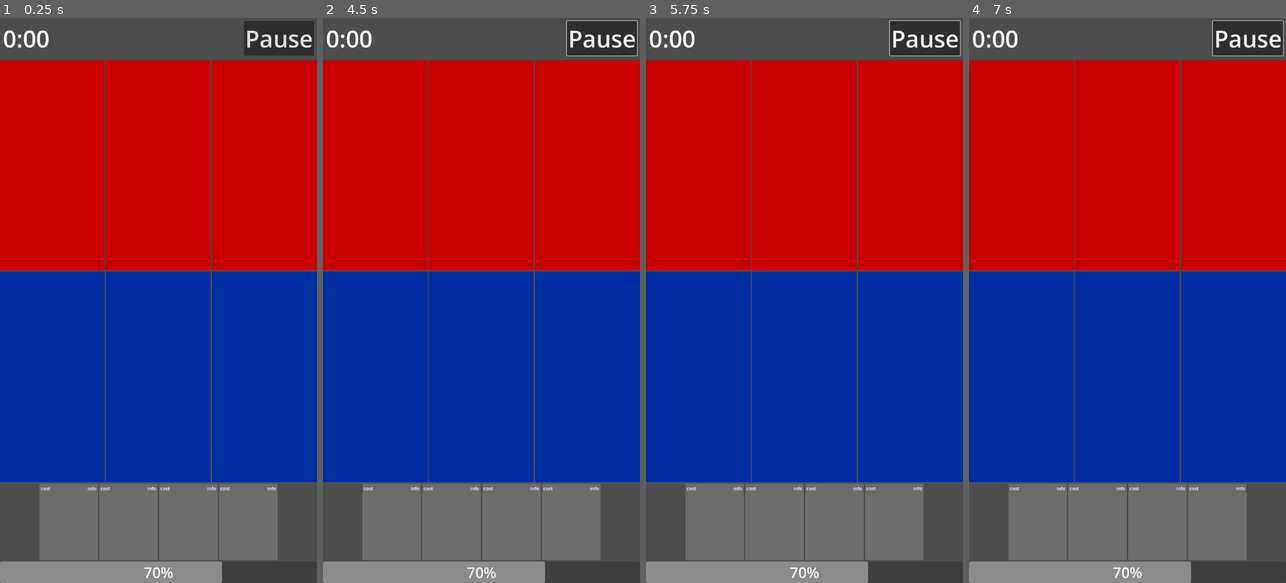
Above: before the commit, frames 1-4 (left to right).
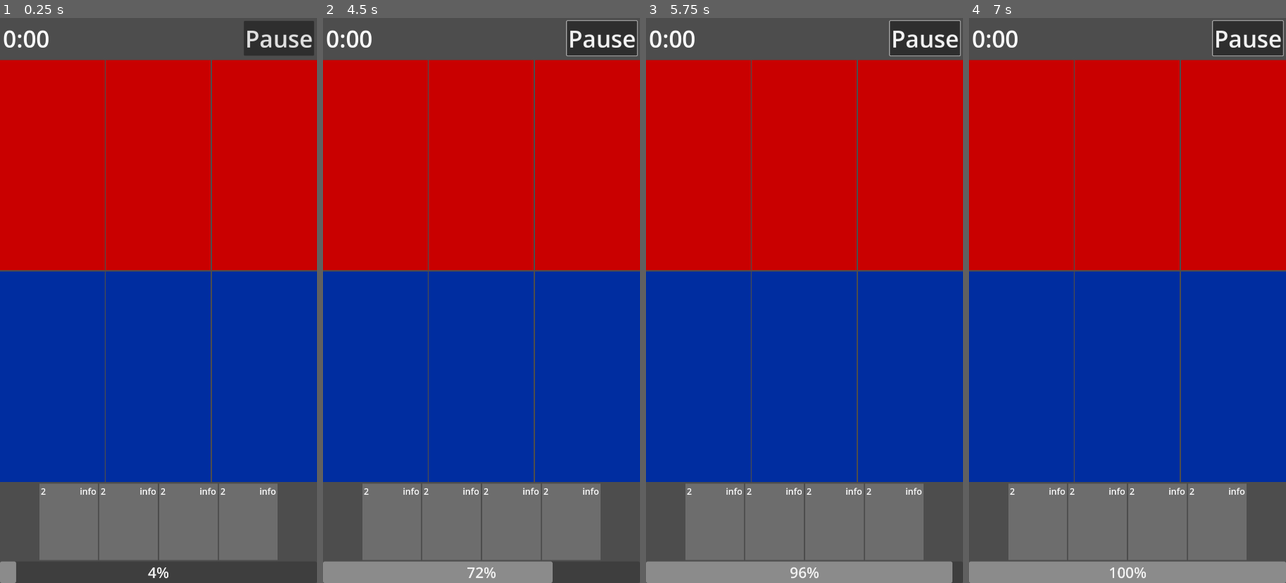
Above: after the commit, the same moments.

Repository: BerkZerker/CFG-Project
Game: Godot game, scene res://src/game/game.tscn
The game is run twice, just before and just after one commit, with the same random seed, the same clock (stepped at 60 frames per second) and the same inputs.
Inputs (mouse positions are in pixels of both pictures, inside the frame that each line leads up to):
- Up to frame 1 (0.25 s): no input
- Up to frame 2 (4.5 s): click "Pause" at 0.5 s; click "Play" at 1.25 s; move the mouse to (551, 272) at 2.02 s; click (551, 272) at 2.17 s; drag from (418, 328) to (465, 413) at 2.77 s; move the mouse to (513, 176) at 3.52 s; click (513, 176) at 3.67 s; drag from (465, 413) to (386, 215) at 4.27 s
- Up to frame 3 (5.75 s): move the mouse to (899, 385) at 5.02 s; click (899, 385) at 5.17 s
- Up to frame 4 (7 s): drag from (1032, 215) to (1079, 159) at 5.77 s; move the mouse to (1143, 300) at 6.52 s; click (1143, 300) at 6.67 s

The runs differ from the first frame. In frame 1, 2.7% of the frame differs, in the area x 4-88%, y 82-100%; in frame 2, 0.3%; in frame 3, 1.3%; in frame 4, 1.5%.

Commit message:
reworked signals

Diff:
--- a/project.godot
+++ b/project.godot
@@ -14,6 +14,10 @@
 run/main_scene="res://src/game/game.tscn"
 config/features=PackedStringArray("4.0", "Mobile")
 run/max_fps=60
+
+[autoload]
+
+GameEvents="*res://src/game/game_events.gd"
 
 [display]
 
--- a/src/cards/card.gd
+++ b/src/cards/card.gd
@@ -4,18 +4,19 @@
 var is_pressed : bool = false
 var target_pos : Vector2 = Vector2.ZERO
 var original_pos : Vector2 = Vector2.ZERO
-var current_lane : Lane = null
-var previous_lane : Lane = null
+var current_lane : int = 0
 var card_state : States = States.DEAD
 
 # Action-specific vars.
 @export var health : int
 @export var max_health : int
-@export var deploy_lane : String
+@export var lane_type : Lane.Types
 @export var time : float
+@export var energy : int
 
-@onready var timer := $Timer
-@onready var progressBar := $CenterContainer/TextureProgressBar
+@onready var timer : Timer = $Timer
+@onready var progressBar : TextureProgressBar = $CenterContainer/TextureProgressBar
+@onready var cost : Label = $GUI/Cost
 
 enum States {
 	DEAD, # Not in play
@@ -29,11 +30,14 @@
 
 
 func _ready() -> void:
+	GameEvents.laneEntered.connect(_on_lane_entered)
+	GameEvents.laneExited.connect(_on_lane_exited)
 	timer.wait_time = time
-	progressBar.max_value = time * 1000
+	progressBar.max_value = time
+	cost.text = str(energy)
 
 func _process(delta) -> void:
-	progressBar.value = timer.time_left * 1000
+	progressBar.value = timer.time_left
 	if is_pressed:
 		global_position = target_pos
 
@@ -54,7 +58,6 @@
 
 
 func execute_action() -> void:
-	print('card action executed')
 	queue_free()
 
 
@@ -71,32 +74,26 @@
 func drop() -> void:
 	is_pressed = false
 	touch_index = -1
-	if card_state == States.DROPPABLE: # I'll wanna check with main that this is OK first...
-		# And tell main that a card was played
-		# THIS IS JUST AS A DEMO
-		get_parent().new_card()
-		get_parent().remove_card(self)
-		# Add self to lane.
-		current_lane.add_card(self)
-		current_lane.highlight_off()
+	if card_state == States.DROPPABLE:
+		GameEvents.cardDropped.emit(self)
 	elif card_state == States.CARRYING:
-		card_state = States.WAITING
-		# Reset card's position.
-		global_position = original_pos
+		return_to_hand()
 
 
-func lane_entered(index : int, lane : Lane) -> void:
-	if touch_index == index:
-		# This is for an order-of-operations bug fix.
-		previous_lane = current_lane
-		current_lane = lane
-		if (card_state == States.CARRYING or card_state == States.DROPPABLE) and (deploy_lane == lane.lane_type or deploy_lane == "debug"):
-			card_state = States.DROPPABLE
-			lane.highlight_on()
+func return_to_hand():
+	card_state = States.WAITING
+	global_position = original_pos
 
 
-func lane_exited(index : int, lane : Lane) -> void:
-	# DO NOT TOUCH THIS UNLESS ALL ELSE FAILS -
-	if touch_index == index and (current_lane == lane or previous_lane == lane) and lane.touch_indexes.size() == 0 and (deploy_lane == lane.lane_type or deploy_lane == "debug"):
+func _on_lane_entered(index : int, lane : int, type : Lane.Types) -> void:
+	if touch_index == index and (card_state == States.CARRYING or card_state == States.DROPPABLE) and (lane_type == type or lane_type == Lane.Types.DEBUG):
+		current_lane = lane
+		card_state = States.DROPPABLE
+		#GameEvents.laneHighlightOn.emit(current_lane)
+
+
+func _on_lane_exited(index : int, lane : int, type : Lane.Types) -> void:
+	if touch_index == index and current_lane == lane and (lane_type == type or lane_type == Lane.Types.DEBUG):
+		current_lane = 0
 		card_state = States.CARRYING
-		lane.highlight_off()
+		#GameEvents.laneHighlightOff.emit(lane)
--- a/src/cards/card.tscn
+++ b/src/cards/card.tscn
@@ -18,7 +18,7 @@
 [sub_resource type="RectangleShape2D" id="RectangleShape2D_sqyjg"]
 size = Vector2(200, 260)
 
-[node name="Card" type="Control" groups=["cards"]]
+[node name="Card" type="Control"]
 custom_minimum_size = Vector2(200, 260)
 layout_mode = 3
 anchors_preset = 0
@@ -29,8 +29,9 @@
 script = ExtResource("1_ius43")
 health = 2
 max_health = 2
-deploy_lane = "debug"
+lane_type = 3
 time = 3.0
+energy = 2
 
 [node name="Timer" type="Timer" parent="."]
 one_shot = true
@@ -56,12 +57,14 @@
 layout_mode = 2
 size_flags_horizontal = 0
 size_flags_vertical = 0
+theme_override_font_sizes/font_size = 30
 text = "cost"
 
 [node name="Info" type="Label" parent="GUI"]
 layout_mode = 2
 size_flags_horizontal = 8
 size_flags_vertical = 0
+theme_override_font_sizes/font_size = 30
 text = "info
 "
 
@@ -81,6 +84,8 @@
 
 [node name="TextureProgressBar" type="TextureProgressBar" parent="CenterContainer"]
 layout_mode = 2
+max_value = 10.0
+step = 0.0
 fill_mode = 5
 texture_progress = ExtResource("3_v28df")
 tint_progress = Color(1, 1, 1, 0.392157)
--- /dev/null
+++ b/src/game/arena.gd
@@ -0,0 +1,15 @@
+class_name Arena extends VBoxContainer
+
+@onready var enemyZone : HBoxContainer = $EnemyZone
+@onready var playerZone : HBoxContainer = $PlayerZone
+
+var lanes : Array[Lane] = []
+
+func _ready() -> void:
+	lanes.append_array(enemyZone.get_children())
+	lanes.append_array(playerZone.get_children())
+
+func add_card(card : Card) -> void:
+	for lane in lanes:
+		if card.current_lane == lane.number:
+			lane.add_card(card)
--- a/src/game/arena.tscn
+++ b/src/game/arena.tscn
@@ -1,12 +1,14 @@
-[gd_scene load_steps=3 format=3 uid="uid://dtyunjlwjefep"]
+[gd_scene load_steps=4 format=3 uid="uid://dtyunjlwjefep"]
 
 [ext_resource type="PackedScene" uid="uid://cxn1cpfrgf63y" path="res://src/game/enemy_lane.tscn" id="1_c61ig"]
+[ext_resource type="Script" path="res://src/game/arena.gd" id="1_px3vo"]
 [ext_resource type="PackedScene" uid="uid://ypj5xvoyqk54" path="res://src/game/player_lane.tscn" id="2_axmfr"]
 
 [node name="Arena" type="VBoxContainer"]
 size_flags_horizontal = 3
 size_flags_vertical = 3
 alignment = 1
+script = ExtResource("1_px3vo")
 
 [node name="EnemyZone" type="HBoxContainer" parent="."]
 layout_mode = 2
@@ -15,15 +17,15 @@
 
 [node name="EnemyLane1" parent="EnemyZone" instance=ExtResource("1_c61ig")]
 layout_mode = 2
-lane_no = 1
+number = 1
 
 [node name="EnemyLane2" parent="EnemyZone" instance=ExtResource("1_c61ig")]
 layout_mode = 2
-lane_no = 2
+number = 2
 
 [node name="EnemyLane3" parent="EnemyZone" instance=ExtResource("1_c61ig")]
 layout_mode = 2
-lane_no = 3
+number = 3
 
 [node name="PlayerZone" type="HBoxContainer" parent="."]
 layout_mode = 2
@@ -32,12 +34,12 @@
 
 [node name="PlayerLane1" parent="PlayerZone" instance=ExtResource("2_axmfr")]
 layout_mode = 2
-lane_no = 1
+number = 4
 
 [node name="PlayerLane2" parent="PlayerZone" instance=ExtResource("2_axmfr")]
 layout_mode = 2
-lane_no = 2
+number = 5
 
 [node name="PlayerLane3" parent="PlayerZone" instance=ExtResource("2_axmfr")]
 layout_mode = 2
-lane_no = 3
+number = 6
--- a/src/game/enemy_lane.tscn
+++ b/src/game/enemy_lane.tscn
@@ -5,7 +5,7 @@
 
 [node name="EnemyLane" instance=ExtResource("1_7k4vg")]
 texture = ExtResource("2_myaxk")
-lane_type = "enemy"
+type = 2
 
 [node name="CenterContainer" parent="." index="0"]
 anchors_preset = 7
--- a/src/game/game.gd
+++ b/src/game/game.gd
@@ -1,18 +1,48 @@
 class_name Main extends Node
 
-@onready var pauseButton := $VBoxContainer/MarginContainer/PauseButton
+@onready var pauseButton : Button = $VBoxContainer/MarginContainer/PauseButton
+@onready var arena : Arena = $VBoxContainer/Arena
+@onready var hand : Hand = $VBoxContainer/Hand
+@onready var energyBar : ProgressBar = $VBoxContainer/EnergyBar
+@onready var energyTimer : Timer = $EnergyTimer
 
-var paused = false
+@export var MAX_ENERGY : int
+
+var paused : bool = false
+var energy : int = 0
+
 
 # Called when the node enters the scene tree for the first time.
 func _ready() -> void:
-	pass
+	GameEvents.cardDropped.connect(_on_card_dropped)
+	energyBar.max_value = MAX_ENERGY
+	energyTimer.start()
 
 
-func _on_pause_button_pressed():
+func _process(delta) -> void:
+	energyBar.value = energy + (1 - (energyTimer.time_left / energyTimer.wait_time))
+
+
+func _on_pause_button_pressed() -> void:
 	paused = not paused
 	get_tree().paused = paused
 	if paused:
 		pauseButton.text = " Play "
 	else:
 		pauseButton.text = "Pause"
+
+
+func _on_card_dropped(card : Card) -> void:
+	if energy - card.energy >= 0:
+		energy -= card.energy
+		arena.add_card(card)
+		hand.new_card()
+	else:
+		card.return_to_hand()
+
+
+func _on_energy_timer_timeout():
+	energy += 1
+	if energy > MAX_ENERGY:
+		energy = MAX_ENERGY
+	energyTimer.start()
--- a/src/game/game.tscn
+++ b/src/game/game.tscn
@@ -6,9 +6,12 @@
 
 [node name="Main" type="Node"]
 script = ExtResource("1_lkv3w")
+MAX_ENERGY = 10
 metadata/_edit_horizontal_guides_ = []
 
-[node name="Timer" type="Timer" parent="."]
+[node name="EnergyTimer" type="Timer" parent="."]
+wait_time = 0.5
+one_shot = true
 
 [node name="VBoxContainer" type="VBoxContainer" parent="."]
 anchors_preset = 15
@@ -48,12 +51,11 @@
 size_flags_horizontal = 4
 size_flags_vertical = 8
 
-[node name="ProgressBar" type="ProgressBar" parent="VBoxContainer"]
+[node name="EnergyBar" type="ProgressBar" parent="VBoxContainer"]
 layout_mode = 2
-size_flags_vertical = 8
+size_flags_vertical = 1
 mouse_filter = 2
 theme_override_font_sizes/font_size = 50
-step = 1.0
-value = 70.0
 
+[connection signal="timeout" from="EnergyTimer" to="." method="_on_energy_timer_timeout"]
 [connection signal="pressed" from="VBoxContainer/MarginContainer/PauseButton" to="." method="_on_pause_button_pressed"]
--- /dev/null
+++ b/src/game/game_events.gd
@@ -0,0 +1,7 @@
+extends Node
+
+signal cardDropped(card : Card)
+signal laneEntered(index : int, lane_no : int, lane_type : Lane.Types)
+signal laneExited(index : int, lane_no : int, lane_type : Lane.Types)
+#signal lanePressed(index : int, lane_no : int, lane_type : String)
+#signal laneReleased(index : int, lane_no : int, lane_type : String)
--- a/src/game/lane.gd
+++ b/src/game/lane.gd
@@ -2,16 +2,26 @@
 
 class_name Lane extends TextureRect
 
-@export var lane_type : String
-@export var lane_no : int
-@onready var cardQueue := $CenterContainer/CardQueue
+@export var type : Types
+@export var number : int
+
+@onready var cardQueue : VBoxContainer = $CenterContainer/CardQueue
 
 var touch_indexes: Dictionary = {}
+
+enum Types {
+	NONE,
+	PLAYER,
+	ENEMY,
+	DEBUG,
+}
 
 
 # Called when the node enters the scene tree for the first time.
 func _ready():
 	pass
+	#GameEvents.laneHighlightOn.connect(highlight_on)
+	#GameEvents.laneHighlightOff.connect(highlight_off)
 
 
 # Called every frame. 'delta' is the elapsed time since the previous frame.
@@ -35,22 +45,24 @@
 	if event is InputEventScreenDrag:
 		if get_global_rect().has_point(event.position) and not touch_indexes.has(event.index):
 			touch_indexes[event.index] = true
-			get_tree().call_group("cards", "lane_entered", event.index, self)
+			GameEvents.laneEntered.emit(event.index, number, type)
 		elif not get_global_rect().has_point(event.position) and touch_indexes.has(event.index):
 			touch_indexes.erase(event.index)
-			get_tree().call_group("cards", "lane_exited", event.index, self)
+			GameEvents.laneExited.emit(event.index, number, type)
 
 
 # FOR TESTING
 func add_card(card : Card) -> void:
-	cardQueue.add_child(card)
+	card.reparent(cardQueue)
 	card.card_state = card.States.ALIVE
 	card.timer.start()
 
 
-func highlight_on():
-	modulate.a = 0.5
+func highlight_on(lane_no : int):
+	if number == lane_no:
+		modulate.a = 0.5
 
 
-func highlight_off():
-	modulate.a = 1
+func highlight_off(lane_no : int):
+	if number == lane_no:
+		modulate.a = 1
--- a/src/game/player_lane.tscn
+++ b/src/game/player_lane.tscn
@@ -5,7 +5,7 @@
 
 [node name="PlayerLane" instance=ExtResource("1_ey8wc")]
 texture = ExtResource("2_avtx5")
-lane_type = "player"
+type = 1
 
 [node name="CenterContainer" parent="." index="0"]
 anchors_preset = 5
Not shown, changed: todo.txt
